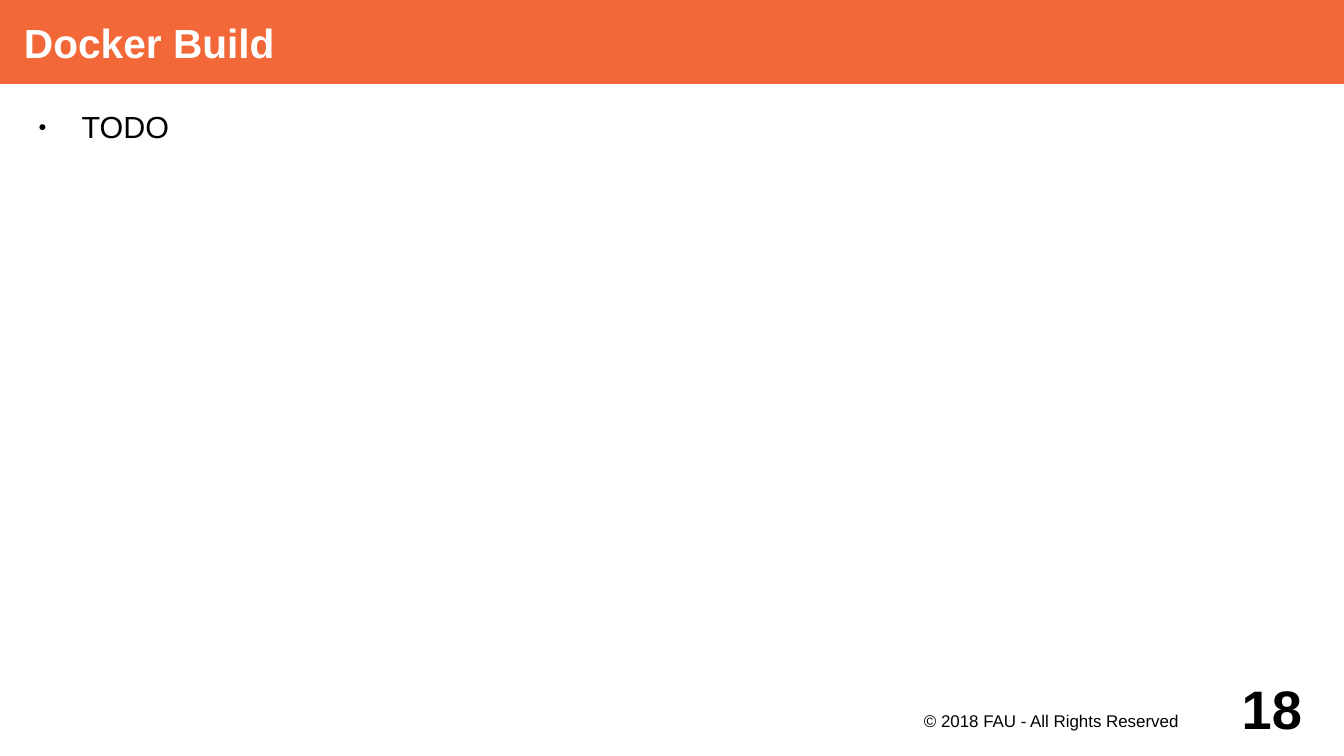
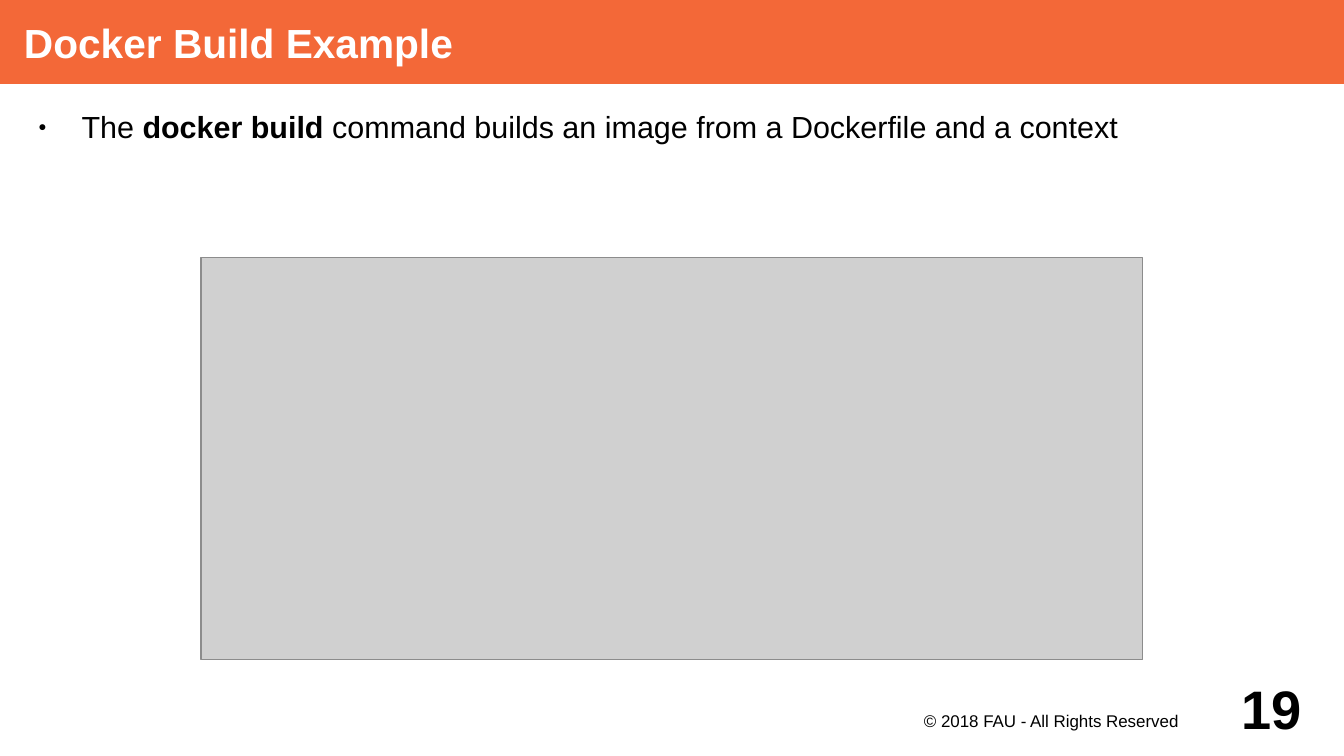
Before and after one commit to dirkriehle/adap-course, a slide deck: slide 19 of Lecture Slides/ADAP Z01 - Containerization.odp (slide 18 before the commit). Drawn at 1344x756 pixels with LibreOffice and Linux fonts; fonts in the diff are those of the drawing; grey boxes stand for pictures. Boxes give left, top, right and bottom in pixels: in the first picture for what was removed or moved away, otherwise in the second. Text is boxed around its words. In the diff, an @@ line names an element or a change of style, - is before the commit and + after.

Commit message:
Extende containerization slides with Docker build examples

```diff
--- a/Lecture Slides/ADAP Z01 - Containerization.odp
+++ b/Lecture Slides/ADAP Z01 - Containerization.odp
@@ title at box(24, 28, 453, 65): text changed @@
-Docker Build
+Docker Build Example
@@ text at box(82, 116, 1118, 144): text changed @@
-● TODO
+● The docker build command builds an image from a Dockerfile and a context
@@ picture added at box(201, 257, 1144, 660) @@
@@ page number at box(1242, 691, 1302, 730): text changed @@
-18
+19
```
Also in this commit, not shown: 2 other slides changed.
